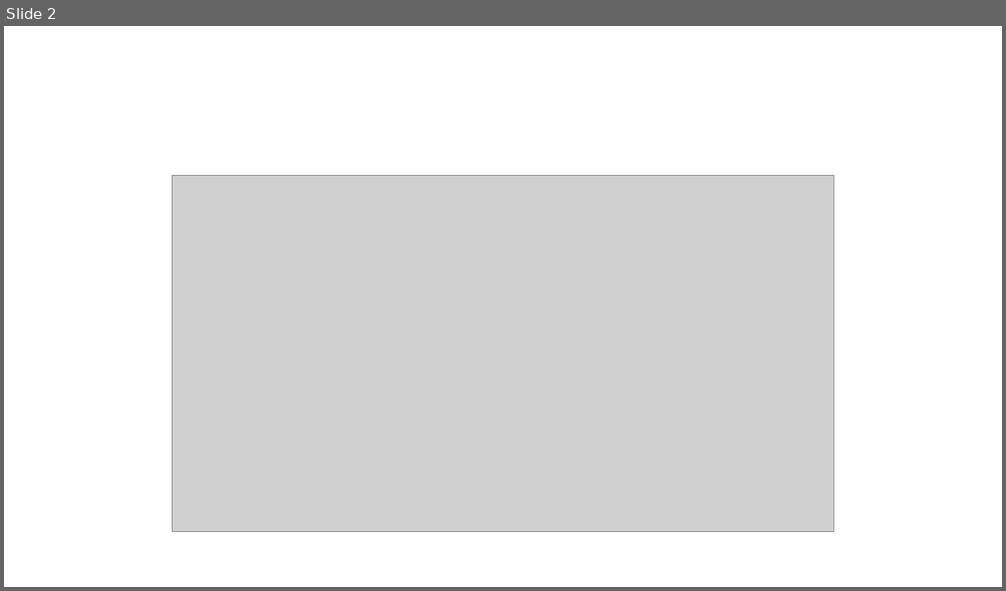
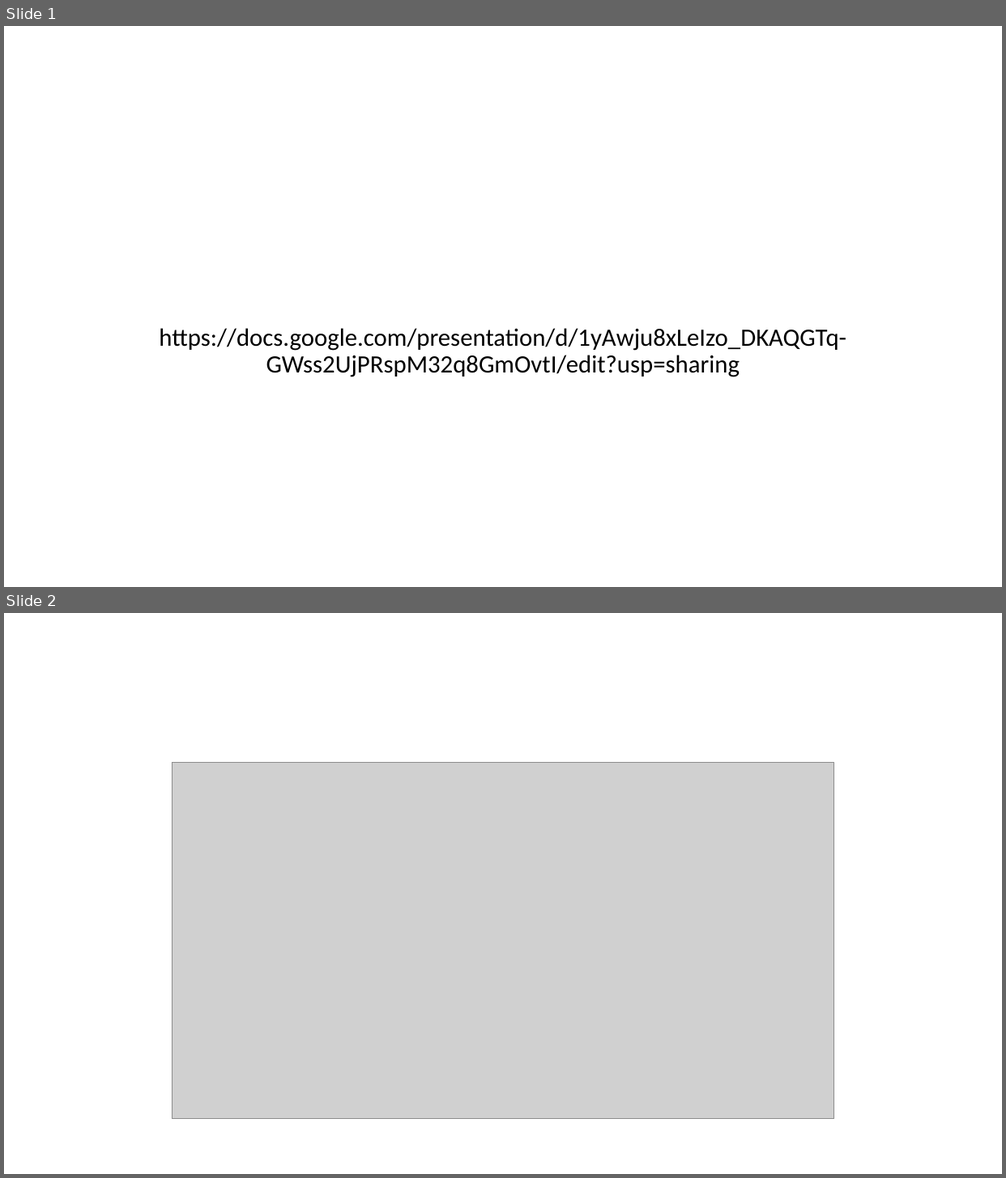
Before and after one commit to fmarquescc/G2-UFCD10789, a slide deck: g2-ufcd10789.ppt. Shown one above the other, each under a label of ours: slide 2 before the commit, slides 1 and 2 after it. The pictures are 1006x591 and 1006x1178 pixels, drawn with LibreOffice and Linux fonts; fonts in the diff are those of the drawing; grey boxes stand for pictures. Boxes give left, top, right and bottom in pixels: in the first picture for what was removed or moved away, otherwise in the second. Text is boxed around its words. In the diff, an @@ line names an element or a change of style, - is before the commit and + after.

```diff
--- a/g2-ufcd10789.ppt
+++ b/g2-ufcd10789.ppt
@@ slide 1 added at [4,26,1002,587], background #FFFFFF @@
@@ subtitle added at [159,328,846,378], 24 pt, text #000000 @@
+https://docs.google.com/presentation/d/1yAwju8xLeIzo_DKAQGTq-GWss2UjPRspM32q8GmOvtI/edit?usp=sharing
```
Also in this commit, not shown: 1 slide removed.
